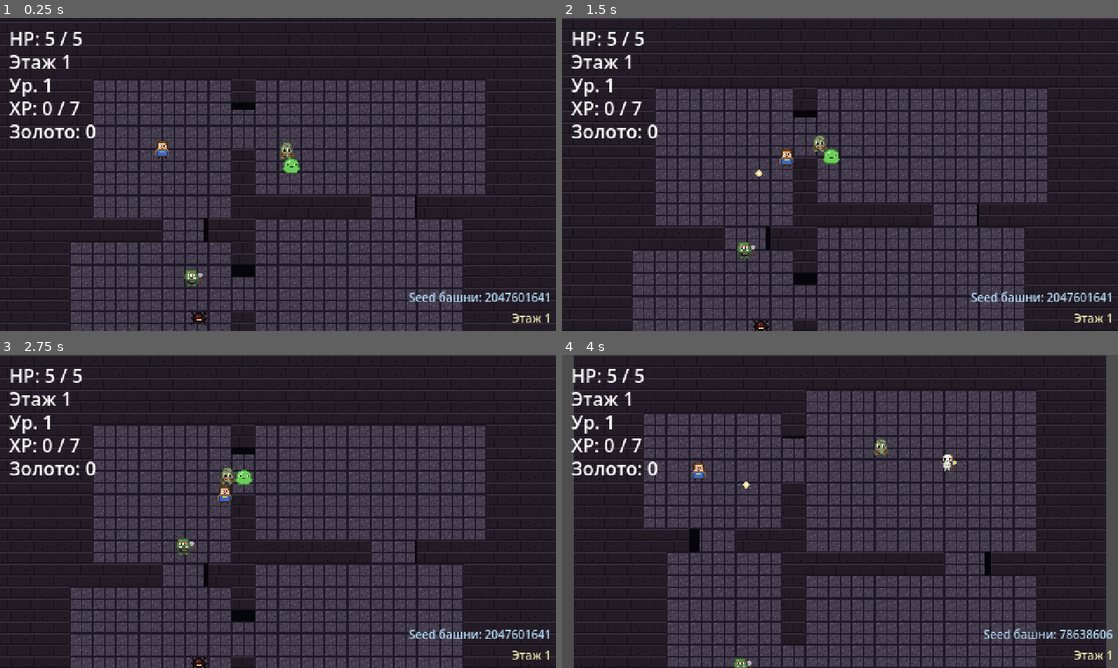
Above: before the commit, frames 1-4 (two rows, left to right).
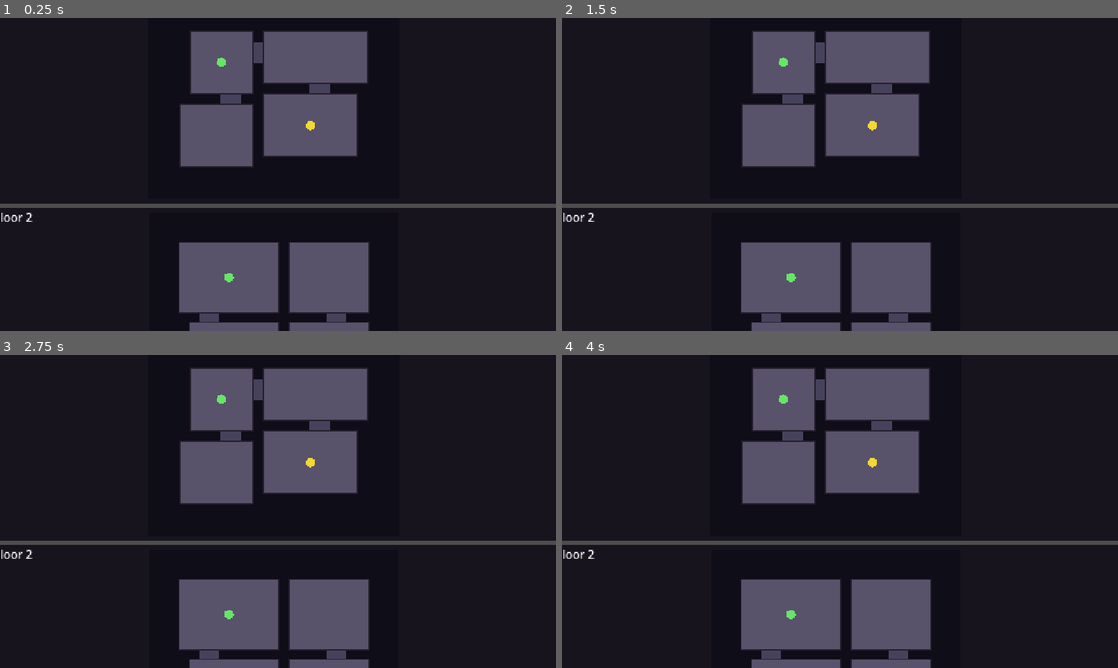
Above: after the commit, the same moments.

Repository: slartus/roguelike-game
Game: Godot game, scene res://scenes/debug/dungeon_preview_screen.tscn
Same seed, same stepped clock (60 frames per second), same inputs: the game is played once before the commit and once after it. Before the commit the project starts from res://scenes/main.tscn.
Inputs (mouse positions are in pixels of both pictures, inside the frame that each line leads up to):
- Up to frame 1 (0.25 s): no input
- Up to frame 2 (1.5 s): tap Enter at 0.5 s; move the mouse to (962, 158) at 0.52 s; press the mouse at (962, 158) at 0.53 s; hold D (move_right) 0.53-1.25 s; release the mouse at (962, 158) at 1.25 s; drag from (728, 190) to (812, 237) at 1.27 s
- Up to frame 3 (2.75 s): move the mouse to (333, 442) at 2.02 s; hold D (move_right) from 2.03 s (still down); tap Alt at 2.1 s
- Up to frame 4 (4 s): release D (move_right) at 2.75 s; drag from (812, 574) to (673, 464) at 2.77 s; move the mouse to (1006, 558) at 3.52 s; press the mouse at (1006, 558) at 3.53 s; hold A (move_left) from 3.53 s (still down)

The runs differ from the first frame. In frame 1, 51% of the frame differs, in the area x 0-100%, y 1-100%; in frame 2, 51%; in frame 3, 51%; in frame 4, 55%, in the area x 0-100%, y 0-100%.

Commit message:
fix(dungeon): prune non-bridge doorways so not every wall has a door
Previously every sibling wall in the BSP tree got a doorway because
MST always includes those wide-shared-wall edges. The result: every
adjacent room pair had a passage, and residential feel was lost.

New _prune_non_bridge_edges pass runs after MST + extra edges. It
shuffles the candidate doorway list (seeded rng, deterministic) and
tries to remove up to SKIP_DOORWAY_RATIO = 35% of them one at a
time. A removal is accepted only if the remaining graph is still
connected via BFS from room 0.

Result: some pairs of adjacent rooms share a wall but have no
doorway between them — player must go around. Meanwhile every room
is still reachable from the start.

Test updates:
- test_has_cycles_on_floor_4_plus dropped (with pruning, cycles are
  no longer guaranteed and that was never the intent).
- test_corridors_at_least_span_all_rooms new — corridors count is
  at least rooms.size() - 1 (spanning-tree bound).

test_all_rooms_reachable_via_doorways continues to pass across 5
seeds × 4 floors, confirming pruning never orphans a room.

GUT: 45/45 passing.

Docs (dungeon.md) — algorithm section 7 renumbered (prune inserted),
new constant SKIP_DOORWAY_RATIO added to the table.

Diff:
--- a/project.godot
+++ b/project.godot
@@ -15,7 +15,7 @@
 [application]
 
 config/name="Roguelike"
-run/main_scene="res://scenes/main.tscn"
+run/main_scene="res://scenes/debug/dungeon_preview_screen.tscn"
 config/features=PackedStringArray("4.7", "GL Compatibility")
 
 [autoload]
@@ -27,9 +27,6 @@
 [debug]
 
 file_logging/enable_file_logging=true
-file_logging/enable_file_logging.pc=true
-file_logging/log_path="user://logs/godot.log"
-file_logging/max_log_files=5
 
 [display]
 
@@ -39,6 +36,10 @@
 window/size/window_height_override=720
 window/stretch/mode="viewport"
 window/handheld/orientation=1
+
+[editor_plugins]
+
+enabled=PackedStringArray("res://addons/gut/plugin.cfg")
 
 [input]
 
@@ -72,6 +73,10 @@
 ]
 }
 
+[internationalization]
+
+locale/translations=PackedStringArray("res://resources/translations/strings.en.translation", "res://resources/translations/strings.ru.translation")
+
 [rendering]
 
 textures/canvas_textures/default_texture_filter=0
@@ -79,12 +84,3 @@
 renderer/rendering_method.mobile="gl_compatibility"
 2d/snap/snap_2d_transforms_to_pixel=true
 2d/snap/snap_2d_vertices_to_pixel=true
-
-[editor_plugins]
-
-enabled=PackedStringArray("res://addons/gut/plugin.cfg")
-
-[internationalization]
-
-locale/translations=PackedStringArray("res://resources/translations/strings.en.translation", "res://resources/translations/strings.ru.translation")
-locale/fallback="en"
--- a/scenes/dungeon/dungeon_generator.gd
+++ b/scenes/dungeon/dungeon_generator.gd
@@ -38,6 +38,7 @@
 const DOORWAY_MARGIN: int = 20
 const MIN_SHARED_WALL: int = DOORWAY_WIDTH + 2 * DOORWAY_MARGIN  # 80
 const EXTRA_EDGE_RATIO: float = 0.25
+const SKIP_DOORWAY_RATIO: float = 0.35  # доля doorway'ев, которые пробуем убрать
 
 const FLOOR_PADDING: int = 60
 const ENEMY_SPAWN_MARGIN: int = 22
@@ -132,8 +133,13 @@
 	for i in mini(extra_count, extra_candidates.size()):
 		picked_edges.append(extra_candidates[i])
 
-	# Carve doorways для каждого выбранного edge
-	for e in picked_edges:
+	# Прунинг «лишних» дверей: убираем часть doorway'ев, если после
+	# удаления граф всё ещё связный. Даёт residential feel — не каждая
+	# общая стена имеет проход, но реачить любую комнату всё равно можно.
+	var final_edges := _prune_non_bridge_edges(picked_edges, layout.rooms.size(), rng)
+
+	# Carve doorways только для оставшихся edges
+	for e in final_edges:
 		var corridor := _carve_doorway(e.wall, rng)
 		layout.corridors.append(corridor)
 
@@ -384,6 +390,57 @@
 	var i1: int = maxi(e.a, e.b)
 	return "%d_%d" % [i0, i1]
 
+func _prune_non_bridge_edges(edges: Array, node_count: int, rng: RandomNumberGenerator) -> Array:
+	# Пробуем удалить SKIP_DOORWAY_RATIO * len(edges) рёбер. Удаляем только
+	# если после этого граф остался связным (BFS от 0 покрывает все
+	# node_count вершин). Кандидаты перемешиваются rng — детерминизм.
+	var candidates := edges.duplicate()
+	_shuffle_with_rng(candidates, rng)
+	var skip_target: int = int(candidates.size() * SKIP_DOORWAY_RATIO)
+	var kept: Array = []
+	var skipped: int = 0
+	for i in candidates.size():
+		if skipped >= skip_target:
+			kept.append(candidates[i])
+			continue
+		# Кандидат на удаление — проверяем, останется ли связность
+		# при keeping ONLY (kept + rest_after_i).
+		var trial: Array = kept.duplicate()
+		for j in range(i + 1, candidates.size()):
+			trial.append(candidates[j])
+		if _is_graph_connected(trial, node_count):
+			skipped += 1  # не добавляем этот edge в kept
+		else:
+			kept.append(candidates[i])
+	return kept
+
+func _is_graph_connected(edges: Array, node_count: int) -> bool:
+	if node_count <= 1:
+		return true
+	# Adjacency list
+	var adj: Array = []
+	for i in node_count:
+		adj.append([])
+	for e in edges:
+		adj[e.a].append(e.b)
+		adj[e.b].append(e.a)
+	# BFS от 0
+	var visited: Array[bool] = []
+	visited.resize(node_count)
+	for i in node_count:
+		visited[i] = false
+	visited[0] = true
+	var queue: Array[int] = [0]
+	var visited_count := 1
+	while queue.size() > 0:
+		var v: int = queue.pop_front()
+		for n in adj[v]:
+			if not visited[n]:
+				visited[n] = true
+				queue.append(n)
+				visited_count += 1
+	return visited_count == node_count
+
 func _uf_find(parent: Array[int], x: int) -> int:
 	while parent[x] != x:
 		parent[x] = parent[parent[x]]
Not shown, changed: docs/gamedesign/dungeon.md
